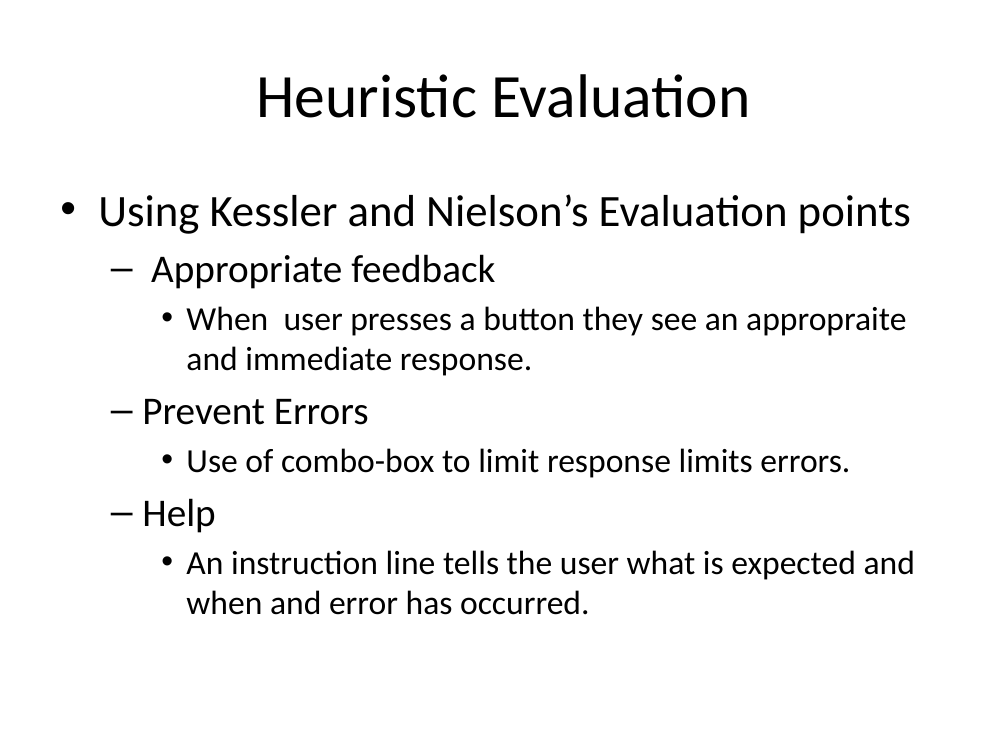
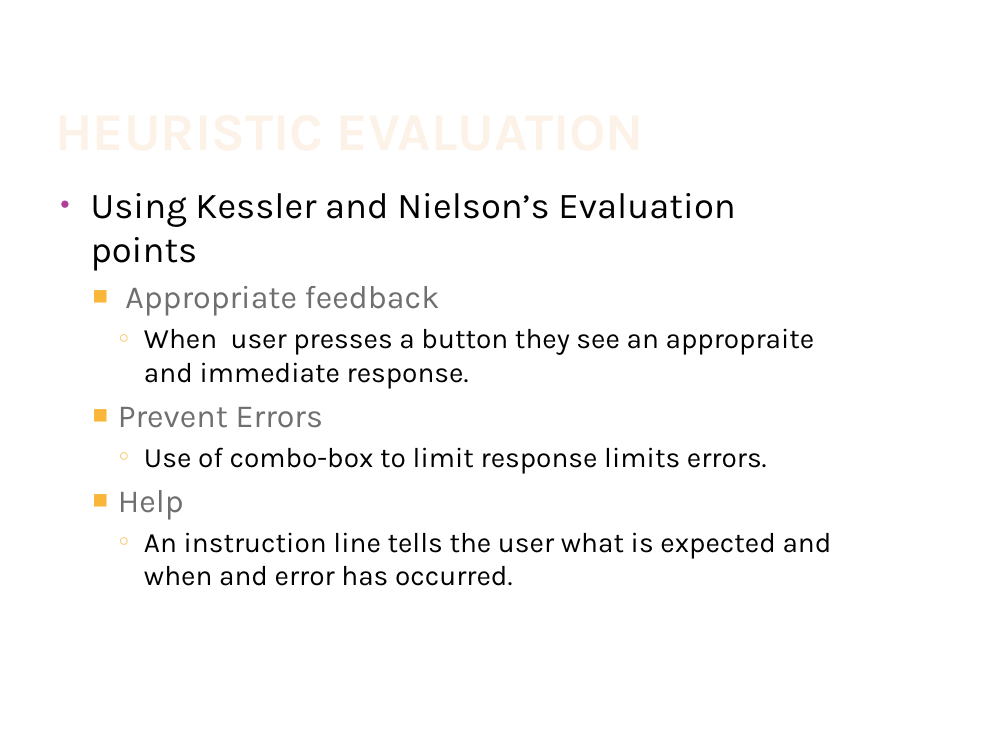
Before and after one commit to JamieShamilian/gamer, a slide deck: slide 19 of doc/GamerSelect.pptx (slide 16 before the commit). Drawn at 1008x756 pixels with LibreOffice and Linux fonts; fonts in the diff are those of the drawing; background and template pictures are left out. Boxes give left, top, right and bottom in pixels: in the first picture for what was removed or moved away, otherwise in the second. Text is boxed around its words. In the diff, an @@ line names an element or a change of style, - is before the commit and + after.

```diff
--- a/doc/GamerSelect.pptx
+++ b/doc/GamerSelect.pptx
@@ title "HEURISTIC EVALUATION" at [558,193,735,219]: vertical alignment middle to bottom @@
@@ text "Using Kessler and Nielson’s Evaluation ..." at [91,193,832,586]: size 32 to 26 pt in "Using Kessler and Nielson’s Evaluation points"; font Calibri to Karla; size 28 to 23 pt, text colour #000000 to #707070 in "Appropriate feedback", "Prevent Errors", "Help"; size 24 to 20 pt in "When user presses a button they see ...", "Use of combo-box to limit response limits ...", "An instruction line tells the user what ..."; indent changed; bullet – to ■; bullet • to ○ @@
@@ title at [558,193,735,219]: text changed; size 44 to 38 pt; font Calibri to Karla; text colour #000000 to gradient #FEF7F1 to #FEF3E8 to #FBCF9C to #F9B94C; bold on @@
-Heuristic Evaluation
+HEURISTIC EVALUATION
```
Also in this commit, not shown: 17 other slides changed, 3 slides added.
